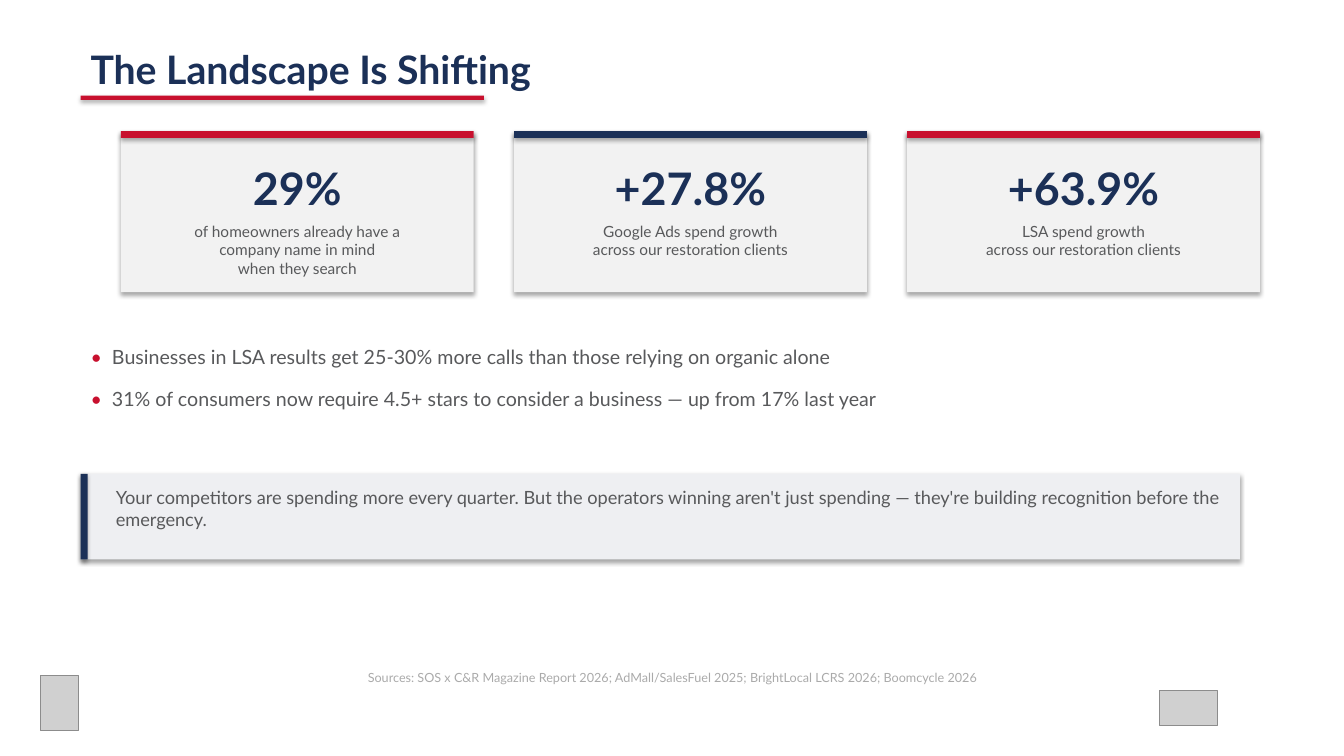
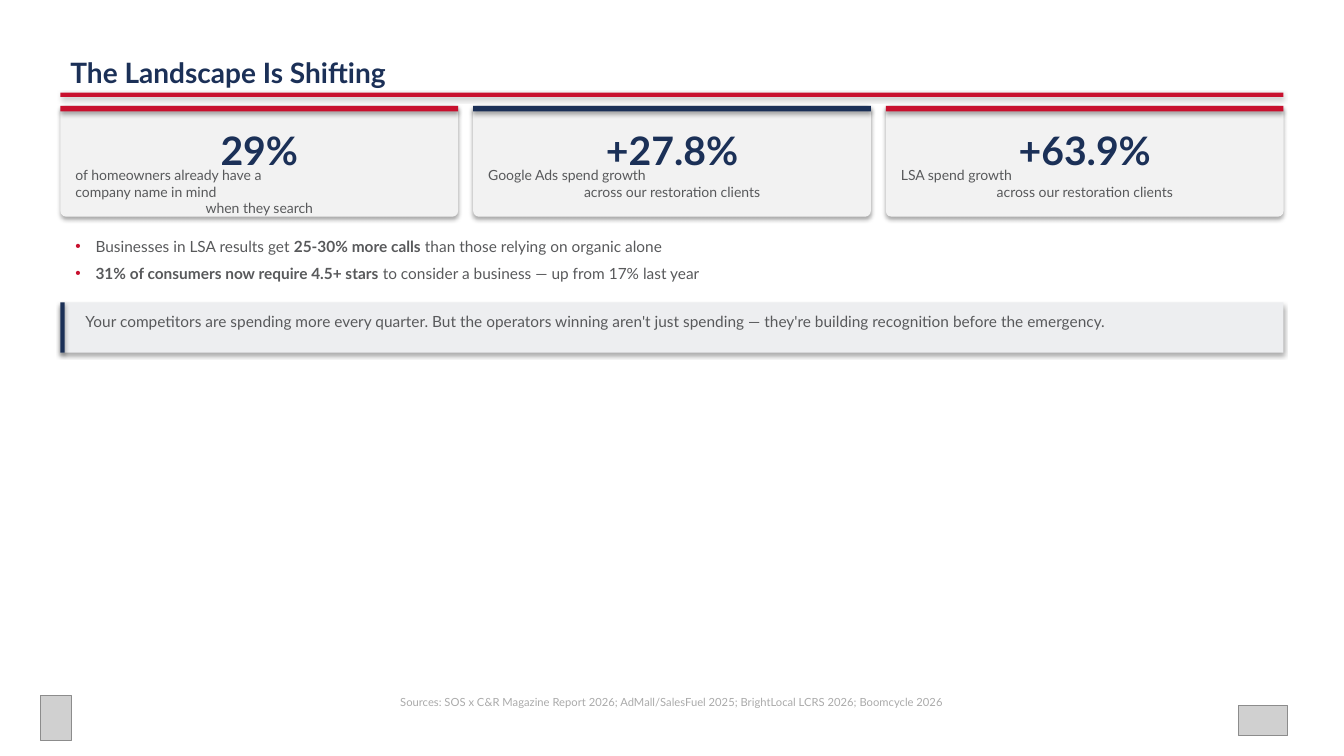
Before and after one commit to zach0589/rainbow-conference-2026, a slide deck: slide 5 of Rainbow_Conference_2026_Media_Mix.pptx. Drawn at 1344x756 pixels with LibreOffice and Linux fonts; fonts in the diff are those of the drawing; grey boxes stand for pictures. Boxes give left, top, right and bottom in pixels: in the first picture for what was removed or moved away, otherwise in the second. Text is boxed around its words. In the diff, an @@ line names an element or a change of style, - is before the commit and + after.

```diff
--- a/Rainbow_Conference_2026_Media_Mix.pptx
+++ b/Rainbow_Conference_2026_Media_Mix.pptx
@@ text "The Landscape Is Shifting": place and size @@
-text "The Landscape Is Shifting" at [91,55,531,91]
+text "The Landscape Is Shifting" at [70,62,386,88]
@@ text "The Landscape Is Shifting" at [70,62,386,88]: size 28 to 20 pt @@
@@ rectangle: place and size @@
-rectangle at [121,131,474,138]
+rectangle at [60,106,458,112]
@@ rectangle to rounded rectangle in 3 elements at [886,106,1284,217], [473,106,870,217], [60,106,458,217] @@
@@ rectangle: place and size @@
-rectangle at [81,96,484,100]
+rectangle at [60,93,1284,97]
@@ rounded rectangle: place and size @@
-rounded rectangle at [121,131,474,292]
+rounded rectangle at [60,106,458,217]
@@ rectangle: place and size @@
-rectangle at [514,131,867,138]
+rectangle at [473,106,870,112]
@@ rounded rectangle: place and size @@
-rounded rectangle at [514,131,867,292]
+rounded rectangle at [473,106,870,217]
@@ rectangle: place and size @@
-rectangle at [907,131,1260,138]
+rectangle at [886,106,1284,112]
@@ rounded rectangle: place and size @@
-rounded rectangle at [907,131,1260,292]
+rounded rectangle at [886,106,1284,217]
@@ size 32 to 28 pt in 3 elements at [1019,136,1151,166], [606,136,738,172], [221,136,299,172] @@
@@ text "29%": place and size @@
-text "29%" at [253,172,342,206]
+text "29%" at [221,136,299,172]
@@ text "+27.8%": place and size @@
-text "+27.8%" at [615,172,766,206]
+text "+27.8%" at [606,136,738,172]
@@ text "+63.9%": place and size @@
-text "+63.9%" at [1008,172,1159,206]
+text "+63.9%" at [1019,136,1151,166]
@@ size 11 to 10 pt in 3 elements at [901,169,1172,197], [488,169,760,197], [75,169,313,216] @@
@@ text "of homeowners already have a ...": place and size @@
-text "of homeowners already have a ..." at [194,225,400,277]
+text "of homeowners already have a ..." at [75,169,313,216]
@@ text "Google Ads spend growth across ...": place and size @@
-text "Google Ads spend growth across ..." at [593,225,788,255]
+text "Google Ads spend growth across ..." at [488,169,760,197]
@@ text "LSA spend growth across our ...": place and size @@
-text "LSA spend growth across our ..." at [986,225,1181,255]
+text "LSA spend growth across our ..." at [901,169,1172,197]
@@ text at [96,240,699,282]: text changed; size 14 to 11 pt @@
-• Businesses in LSA results get 25-30% more calls than those relying on organic alone
-• 31% of consumers now require 4.5+ stars to consider a business — up from 17% last year
+• Businesses in LSA results get 25-30% more calls than those relying on organic alone
+• 31% of consumers now require 4.5+ stars to consider a business — up from 17% last year
@@ rectangle: place and size @@
-rectangle at [81,474,88,560]
+rectangle at [60,302,65,353]
@@ rectangle: place and size @@
-rectangle at [81,474,1240,560]
+rectangle at [60,302,1284,353]
@@ rectangle at [60,302,1284,353]: fill #EEEFF2 to #EDEEF0 @@
@@ text "Your competitors are spending more ...": place and size @@
-text "Your competitors are spending more ..." at [116,490,1219,530]
+text "Your competitors are spending more ..." at [85,315,1105,330]
@@ text "Your competitors are spending more ..." at [85,315,1105,330]: size 13 to 11 pt @@
@@ text "Sources: SOS x C&R Magazine ...": place and size @@
-text "Sources: SOS x C&R Magazine ..." at [368,673,977,684]
+text "Sources: SOS x C&R Magazine ..." at [400,698,942,708]
@@ text "Sources: SOS x C&R Magazine ..." at [400,698,942,708]: size 9 to 8 pt @@
@@ picture: place and size @@
-picture at [40,676,79,731]
+picture at [40,696,72,741]
@@ picture: place and size @@
-picture at [1159,691,1218,726]
+picture at [1238,706,1288,736]
```
Also in this commit, not shown: 14 other slides changed, 1 other file.
